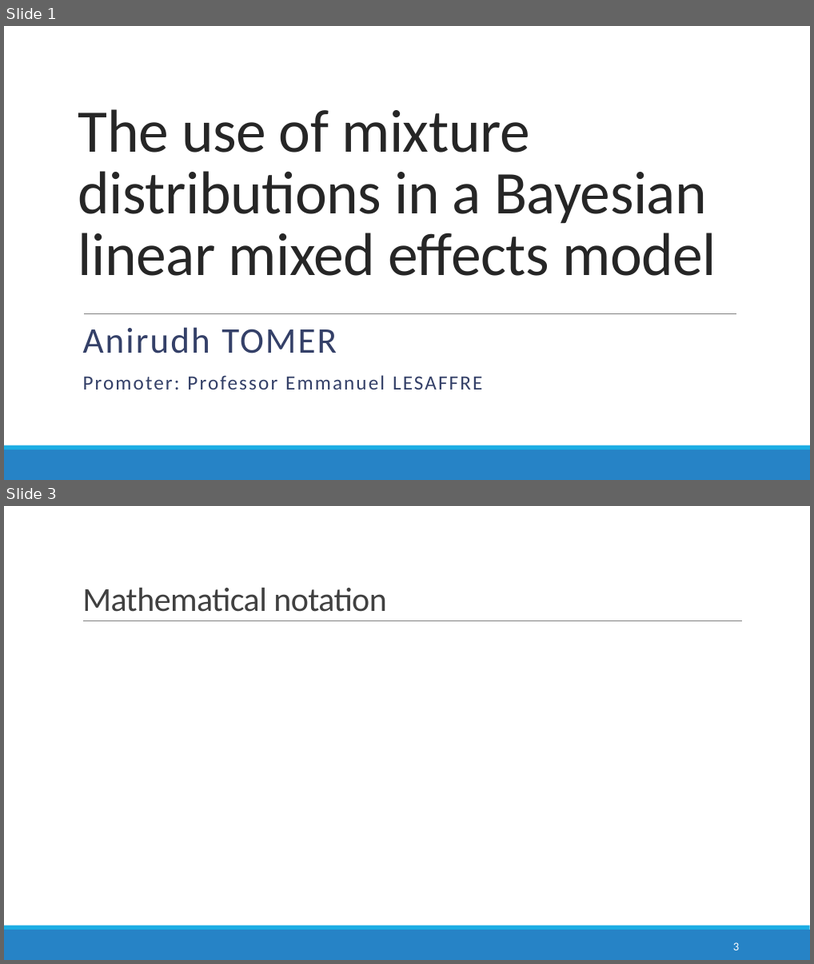
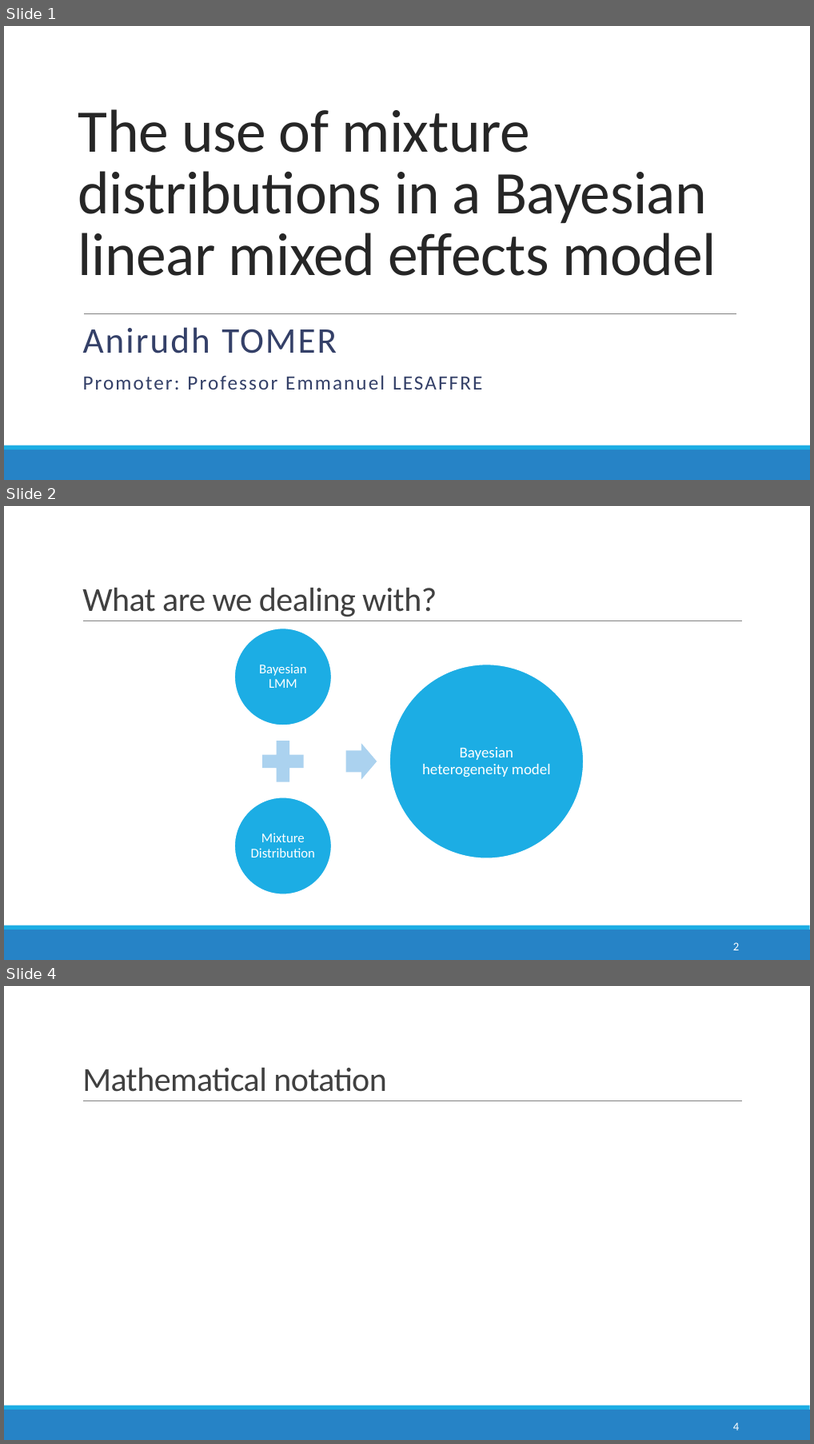
Before and after one commit to anirudhtomer/MScThesis, a slide deck: mid term presentation.pptx. Shown one above the other, each under a label of ours: slides 1 and 3 before the commit, slides 1, 2 and 4 after it; the slides between them are not shown. The pictures are 814x964 and 814x1444 pixels, drawn with LibreOffice and Linux fonts; fonts in the diff are those of the drawing; grey boxes stand for pictures; background and template pictures are left out. Boxes give left, top, right and bottom in pixels: in the first picture for what was removed or moved away, otherwise in the second. Text is boxed around its words. In the diff, an @@ line names an element or a change of style, - is before the commit and + after.

```diff
--- a/mid term presentation.pptx
+++ b/mid term presentation.pptx
@@ slide 2 added at <box>4,506,810,960</box>, background #FFFFFF; not listed: 3 template elements that a slide beside it also shows @@
@@ title added at <box>82,588,437,616</box>, 40 pt, text #404040 @@
+What are we dealing with?
@@ group added at <box>234,628,584,894</box>: 3 ellipses, 3 texts, 1 plus sign, 1 right arrow @@
+Bayesian LMM
+Mixture Distribution
+Bayesian heterogeneity model
@@ page number added at <box>734,942,739,950</box>, 14 pt, text #FFFFFF @@
+2
@@ what was slide 3 is now slide 4 @@
@@ page number at <box>734,1422,739,1430</box>: text changed @@
-3
+4
```
Also in this commit, not shown: 9 slides changed, 1 other slide added, 4 slides removed, 9 other files.
